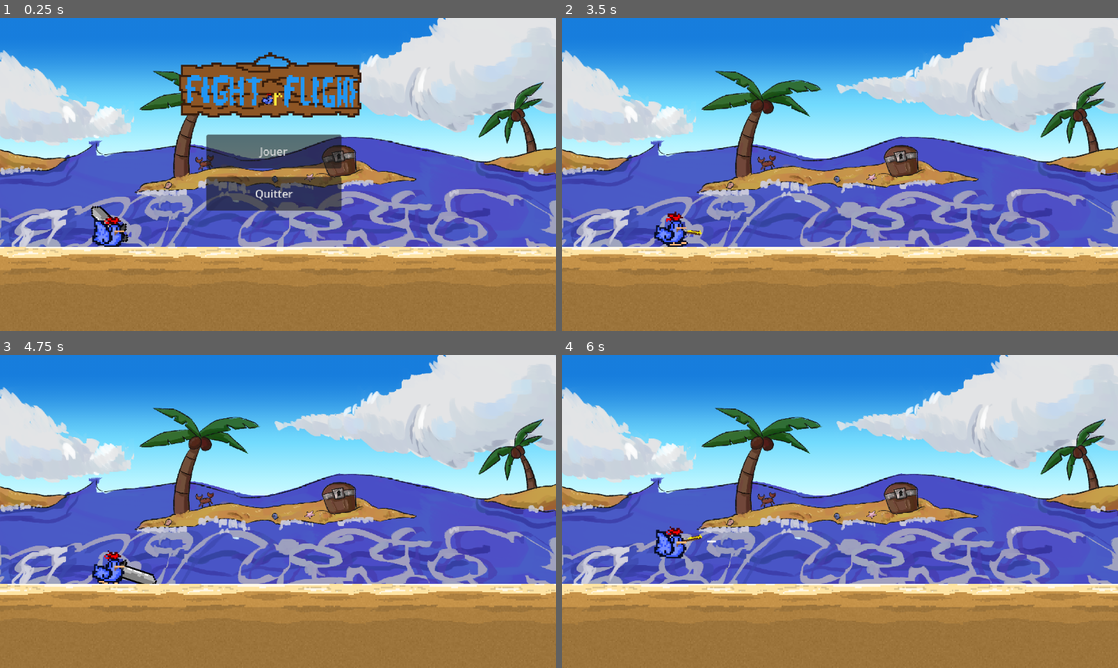
Above: before the commit, frames 1-4 (two rows, left to right).
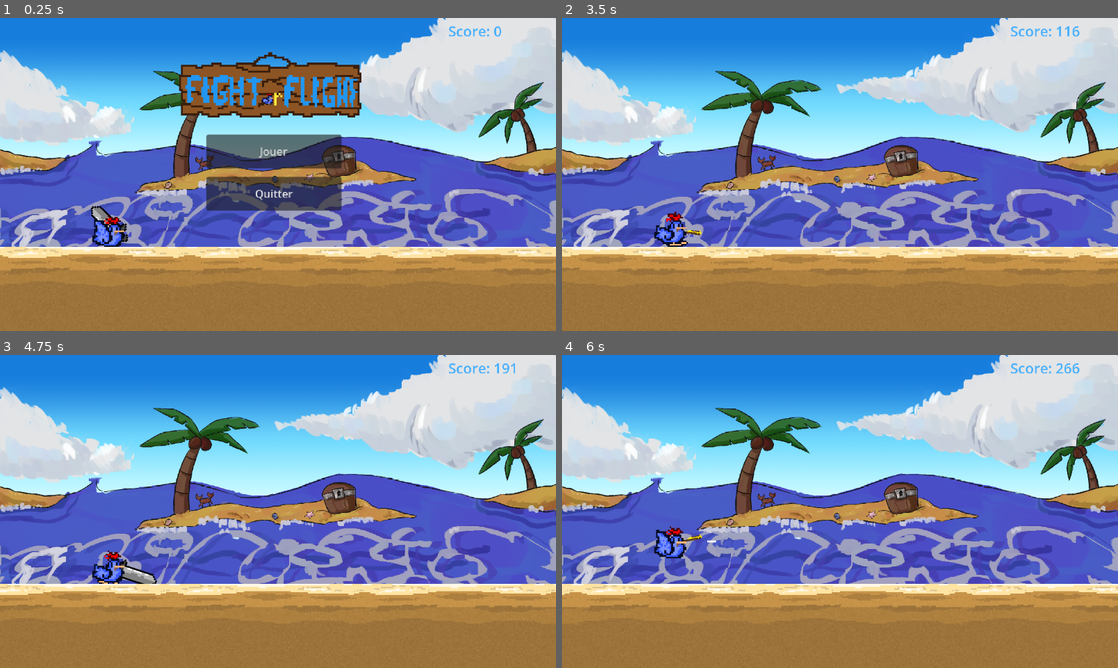
Above: after the commit, the same moments.

Repository: gameking773/FightOrFlightGameJamV
Game: Godot game, scene res://scene/game.tscn
Two runs of this game, one before a commit and one after it. Both use one fixed random seed, a clock stepped at 60 frames per second and the inputs below.
Inputs:
- Up to frame 1 (0.25 s): no input
- Up to frame 2 (3.5 s): click "Jouer" at 0.5 s; tap Enter at 1.25 s; tap W (attack) at 1.35, 2.85 s; tap Space (jump) at 1.52, 2.27 s; tap E (switch_weapon) at 2.1 s
- Up to frame 3 (4.75 s): tap E (switch_weapon) at 3.6 s; tap Space (jump) at 3.77, 4.52 s; tap W (attack) at 4.35 s
- Up to frame 4 (6 s): tap E (switch_weapon) at 5.1 s; tap Space (jump) at 5.27 s; tap W (attack) at 5.85 s

The runs differ from the first frame. In frame 1, 0.1% of the frame differs, in the area x 80-91%, y 2-6%; in frame 2, 0.2%; in frame 3, 0.2%; in frame 4, 0.2%, in the area x 80-94%, y 2-6%.

Commit message:
Ajout du score

Diff:
--- a/project.godot
+++ b/project.godot
@@ -13,7 +13,8 @@
 config/name="fight-or-flight"
 run/main_scene="res://scene/game.tscn"
 config/features=PackedStringArray("4.3", "Forward Plus")
-config/icon="res://icon.svg"
+boot_splash/show_image=false
+config/icon="res://iconold.svg"
 
 [display]
 
--- a/scene/game.tscn
+++ b/scene/game.tscn
@@ -6,20 +6,34 @@
 [ext_resource type="PackedScene" uid="uid://bgy231yb0qrh3" path="res://scene/main_menu.tscn" id="3_0gnls"]
 [ext_resource type="PackedScene" uid="uid://c6oq4v6nvex38" path="res://scene/sand_parcelle.tscn" id="4_b8d8e"]
 [ext_resource type="Script" path="res://script/terrain_gen.gd" id="4_ukmbk"]
+[ext_resource type="Script" path="res://script/score_handle.gd" id="7_m3r4d"]
+
+[sub_resource type="LabelSettings" id="LabelSettings_3gfio"]
+font_size = 42
+font_color = Color(0.27732, 0.688683, 1, 1)
 
 [node name="game" type="Node2D"]
 
 [node name="scrollHandler" type="Node2D" parent="."]
 script = ExtResource("1_2f10g")
 
+[node name="Illustration4" type="Sprite2D" parent="scrollHandler"]
+position = Vector2(499.833, -100.219)
+scale = Vector2(0.857465, 0.857465)
+texture = ExtResource("2_qww8g")
+
 [node name="Camera2D" type="Camera2D" parent="scrollHandler"]
 position = Vector2(500, -100)
 zoom = Vector2(0.7, 0.7)
 
-[node name="Illustration4" type="Sprite2D" parent="scrollHandler"]
-position = Vector2(499.833, -100.219)
-scale = Vector2(0.857465, 0.857465)
-texture = ExtResource("2_qww8g")
+[node name="scoreHandle" type="Label" parent="scrollHandler/Camera2D"]
+offset_left = 504.0
+offset_top = -453.0
+offset_right = 662.0
+offset_bottom = -395.0
+text = "Score: 0"
+label_settings = SubResource("LabelSettings_3gfio")
+script = ExtResource("7_m3r4d")
 
 [node name="player" parent="." instance=ExtResource("1_2wj1x")]
 position = Vector2(0, 65)
@@ -29,12 +43,14 @@
 [node name="terrain" type="Node2D" parent="."]
 script = ExtResource("4_ukmbk")
 
-[node name="sand_parcelle_base0" parent="terrain" instance=ExtResource("4_b8d8e")]
+[node name="baseParcelle" type="Node2D" parent="terrain"]
 
-[node name="sand_parcelle_base1" parent="terrain" instance=ExtResource("4_b8d8e")]
+[node name="sand_parcelle_base0" parent="terrain/baseParcelle" instance=ExtResource("4_b8d8e")]
+
+[node name="sand_parcelle_base1" parent="terrain/baseParcelle" instance=ExtResource("4_b8d8e")]
 position = Vector2(530, 265)
 
-[node name="sand_parcelle_base2" parent="terrain" instance=ExtResource("4_b8d8e")]
+[node name="sand_parcelle_base2" parent="terrain/baseParcelle" instance=ExtResource("4_b8d8e")]
 position = Vector2(1100, 265)
 
 [connection signal="playispressed" from="main_menu" to="player" method="_on_main_menu_playispressed"]
--- a/scene/platform.tscn
+++ b/scene/platform.tscn
@@ -1,21 +1,14 @@
-[gd_scene load_steps=3 format=3 uid="uid://dll2g66vbendl"]
+[gd_scene load_steps=3 format=3 uid="uid://8esgrtfgmebb"]
 
-[ext_resource type="Texture2D" uid="uid://bxdp1duccuolm" path="res://texture/texture-sand.png" id="1_iw0vc"]
+[ext_resource type="Texture2D" uid="uid://dlfk47fq1b7qe" path="res://texture/pixil-frame-0_9.png" id="1_wt27j"]
 
-[sub_resource type="RectangleShape2D" id="RectangleShape2D_gcxt0"]
-size = Vector2(180.25, 31.75)
+[sub_resource type="RectangleShape2D" id="RectangleShape2D_cuc42"]
+size = Vector2(44, 13)
 
-[node name="Platform" type="AnimatableBody2D"]
-position = Vector2(-3281, -5450)
-
-[node name="Sprite2D" type="Sprite2D" parent="."]
-position = Vector2(3386, 5346.5)
-scale = Vector2(4.09091, 3.875)
-texture = ExtResource("1_iw0vc")
-region_enabled = true
-region_rect = Rect2(0, 2.24973, 44.0647, 8.39713)
+[node name="platform" type="StaticBody2D"]
 
 [node name="CollisionShape2D" type="CollisionShape2D" parent="."]
-position = Vector2(3385.88, 5346.13)
-shape = SubResource("RectangleShape2D_gcxt0")
-one_way_collision = true
+shape = SubResource("RectangleShape2D_cuc42")
+
+[node name="Pixil-frame-09" type="Sprite2D" parent="."]
+texture = ExtResource("1_wt27j")
--- /dev/null
+++ b/script/score_handle.gd
@@ -0,0 +1,10 @@
+extends Control
+
+@onready var player: CharacterBody2D = $"../../../player"
+
+var score = 0
+
+func _process(_delta: float) -> void:
+	if player.isMoving:
+		score += 1
+		self.text = "Score: " + str(score)
Renamed: icon.svg -> iconold.svg
Not shown, added: iconold.svg.import
Not shown: 2 places in parcelle/sand_parcelle_template1.tscn that only renumber resources
Not shown: 2 places in parcelle/sand_parcelle_template2.tscn that only renumber resources
Not shown: 2 places in parcelle/sand_parcelle_template3.tscn that only renumber resources
Not shown: 2 places in parcelle/sand_parcelle_template4.tscn that only renumber resources
Not shown: 2 places in parcelle/sand_parcelle_template5.tscn that only renumber resources
Not shown: 2 places in parcelle/sand_parcelle_template6.tscn that only renumber resources
Not shown: 2 places in parcelle/sand_parcelle_template7.tscn that only renumber resources
Not shown: 2 places in parcelle/sand_parcelle_template8.tscn that only renumber resources
Not shown: 2 places in parcelle/sand_parcelle_template9.tscn that only renumber resources
Not shown: 1 places in scene/game.tscn that only renumber resources
(and 2 more such lines)
